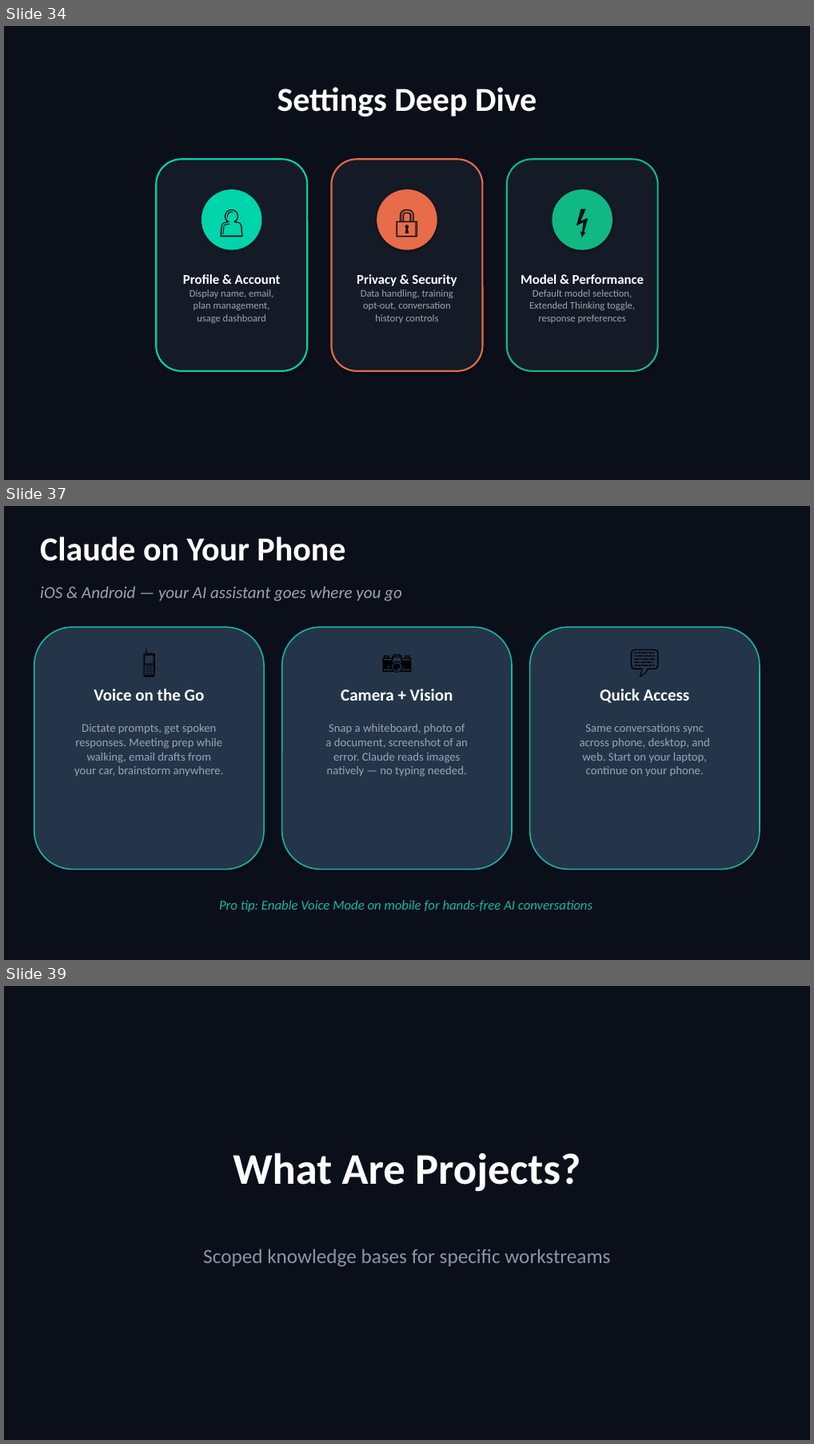
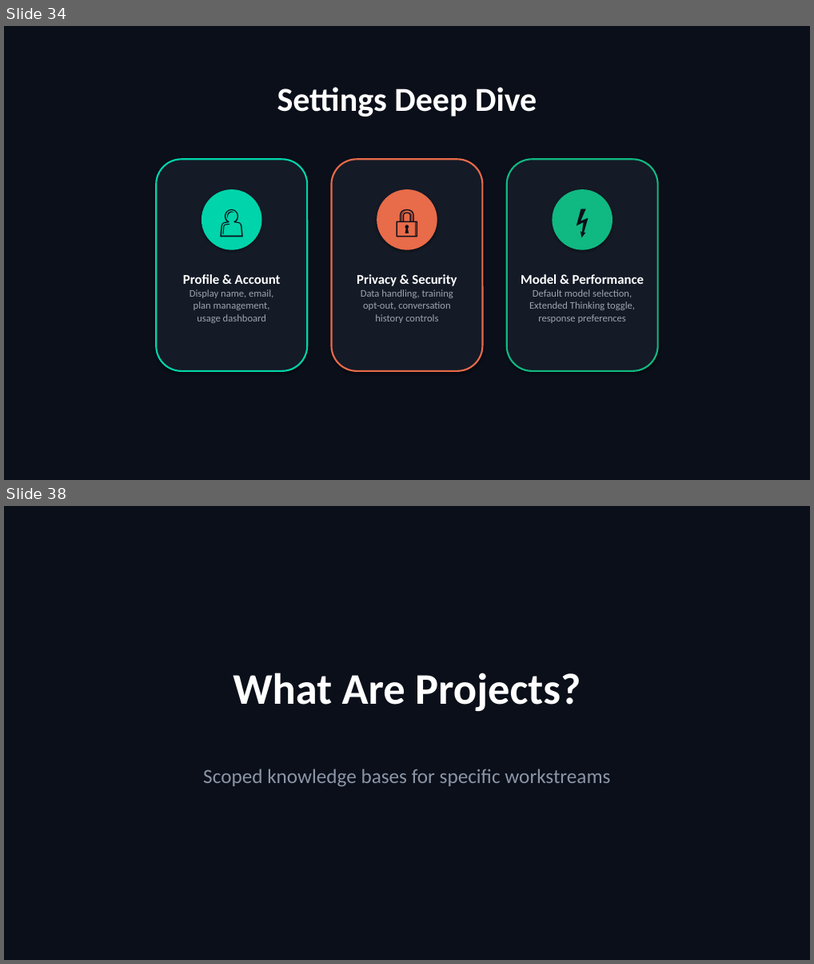
Before and after one commit to scottrhay/AIA-ClaudeCopilot, a slide deck: slides/Day1_Claude_for_Business.pptx. Shown one above the other, each under a label of ours: slides 34, 37 and 39 before the commit, slides 34 and 38 after it; the slides between them are not shown. The pictures are 814x1444 and 814x964 pixels, drawn with LibreOffice and Linux fonts; fonts in the diff are those of the drawing. Boxes give left, top, right and bottom in pixels: in the first picture for what was removed or moved away, otherwise in the second. Text is boxed around its words. In the diff, an @@ line names an element or a change of style, - is before the commit and + after.

```diff
--- a/slides/Day1_Claude_for_Business.pptx
+++ b/slides/Day1_Claude_for_Business.pptx
@@ slide 37 removed at [4,506,810,960], background #0B0F1A @@
@@ text removed at [40,536,346,561] @@
-Claude on Your Phone
@@ text removed at [40,586,402,601] @@
-iOS & Android — your AI assistant goes where you go
@@ rounded rectangle removed at [34,627,264,869] @@
@@ text removed at [46,639,252,681] @@
-📱
@@ rounded rectangle removed at [282,627,512,869] @@
@@ text removed at [294,639,500,681] @@
-📷
@@ rounded rectangle removed at [530,627,760,869] @@
@@ text removed at [542,639,748,681] @@
-💬
@@ text removed at [94,688,205,700] @@
-Voice on the Go
@@ text removed at [341,688,454,700] @@
-Camera + Vision
@@ text removed at [600,688,690,703] @@
-Quick Access
@@ text removed at [74,724,224,776] @@
-Dictate prompts, get spoken
-responses. Meeting prep while
-walking, email drafts from
-your car, brainstorm anywhere.
@@ text removed at [326,724,468,776] @@
-Snap a whiteboard, photo of
-a document, screenshot of an
-error. Claude reads images
-natively — no typing needed.
@@ text removed at [580,724,710,776] @@
-Same conversations sync
-across phone, desktop, and
-web. Start on your laptop,
-continue on your phone.
@@ text removed at [219,900,593,912] @@
-Pro tip: Enable Voice Mode on mobile for hands-free AI conversations
@@ what was slide 39 is now slide 38 @@
```
